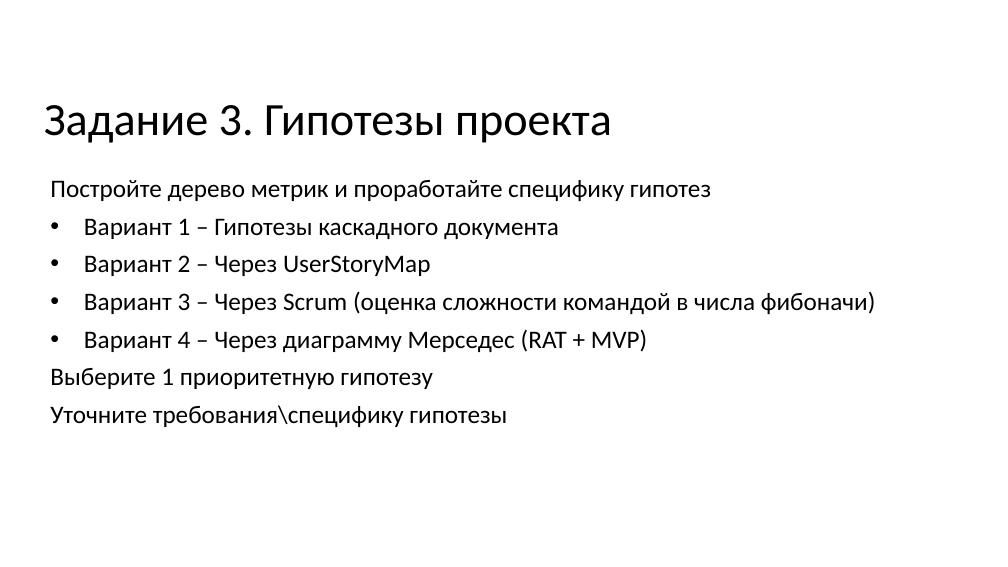
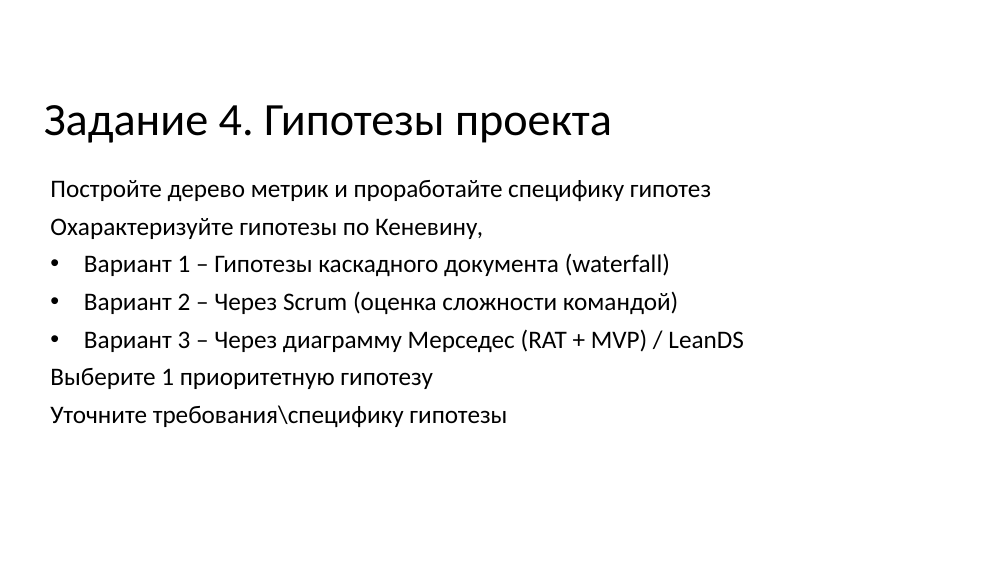
Before and after one commit to MVRonkin/MLSystemDesignCourse, a slide deck: slide 5 of 2024/Задание.pptx (slide 12 before the commit). Drawn at 1008x567 pixels with LibreOffice and Linux fonts; fonts in the diff are those of the drawing. Boxes give left, top, right and bottom in pixels: in the first picture for what was removed or moved away, otherwise in the second. Text is boxed around its words. In the diff, an @@ line names an element or a change of style, - is before the commit and + after.

```diff
--- a/2024/Задание.pptx
+++ b/2024/Задание.pptx
@@ title at (44,105,612,143): text changed @@
-Задание 3. Гипотезы проекта
+Задание 4. Гипотезы проекта
@@ subtitle at (50,218,743,352): text changed @@
-• Вариант 1 – Гипотезы каскадного документа
-• Вариант 2 – Через UserStoryMap
-• Вариант 3 – Через Scrum (оценка сложности командой в числа фибоначи)
-• Вариант 4 – Через диаграмму Мерседес (RAT + MVP)
+Охарактеризуйте гипотезы по Кеневину,
+• Вариант 1 – Гипотезы каскадного документа (waterfall)
+• Вариант 2 – Через Scrum (оценка сложности командой)
+• Вариант 3 – Через диаграмму Мерседес (RAT + MVP) / LeanDS
```
Also in this commit, not shown: 2 other slides changed, 1 slide added, 25 other files.
